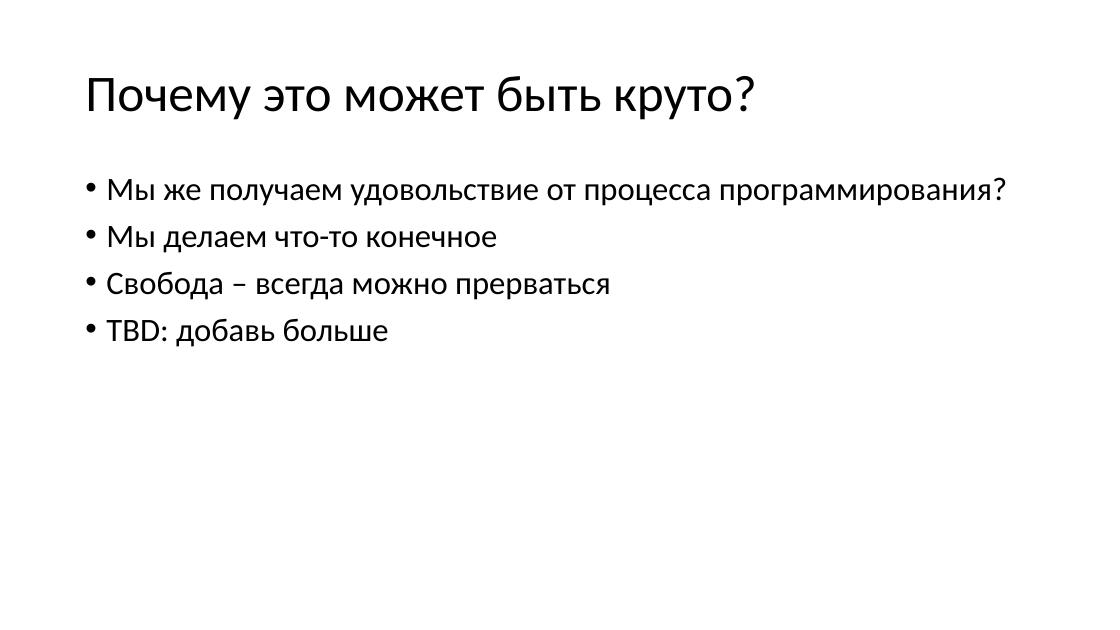
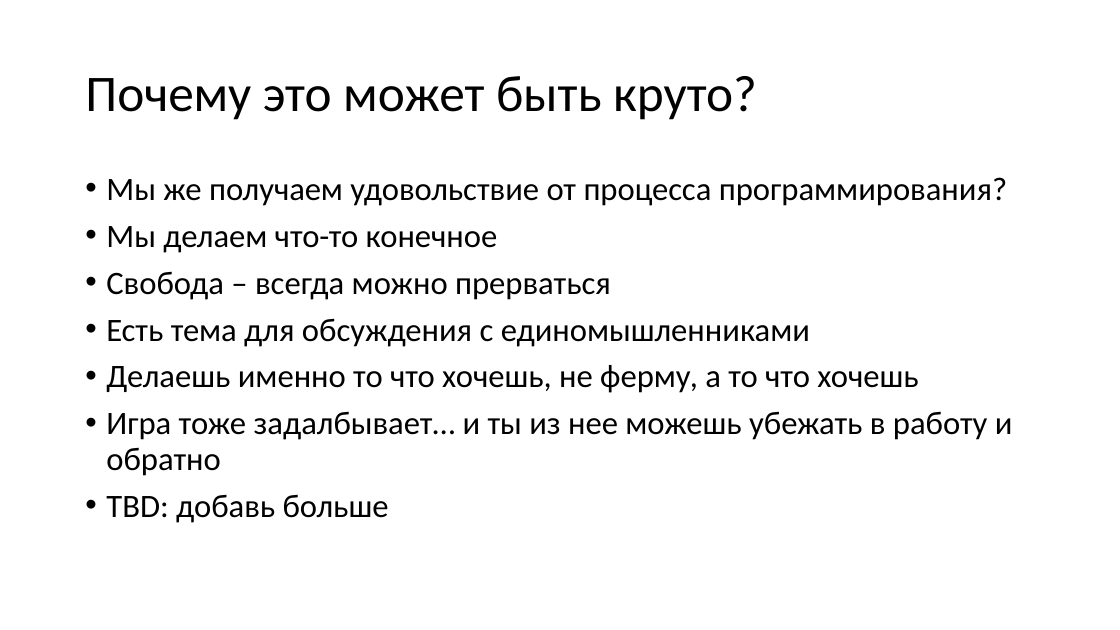
Before and after one commit to kugushev/presentations, a slide deck: slide 15 of 2020_GameDev-As-Hobby/Presentation.pptx (slide 13 before the commit). Drawn at 1120x630 pixels with LibreOffice and Linux fonts; fonts in the diff are those of the drawing. Boxes give left, top, right and bottom in pixels: in the first picture for what was removed or moved away, otherwise in the second. Text is boxed around its words. In the diff, an @@ line names an element or a change of style, - is before the commit and + after.

```diff
--- a/2020_GameDev-As-Hobby/Presentation.pptx
+++ b/2020_GameDev-As-Hobby/Presentation.pptx
@@ text at bbox=[106, 318, 1013, 476]: paragraphs added @@
+• Есть тема для обсуждения с единомышленниками
+• Делаешь именно то что хочешь, не ферму, а то что хочешь
+• Игра тоже задалбывает… и ты из нее можешь убежать в работу и обратно
```
Also in this commit, not shown: 8 slides added.
